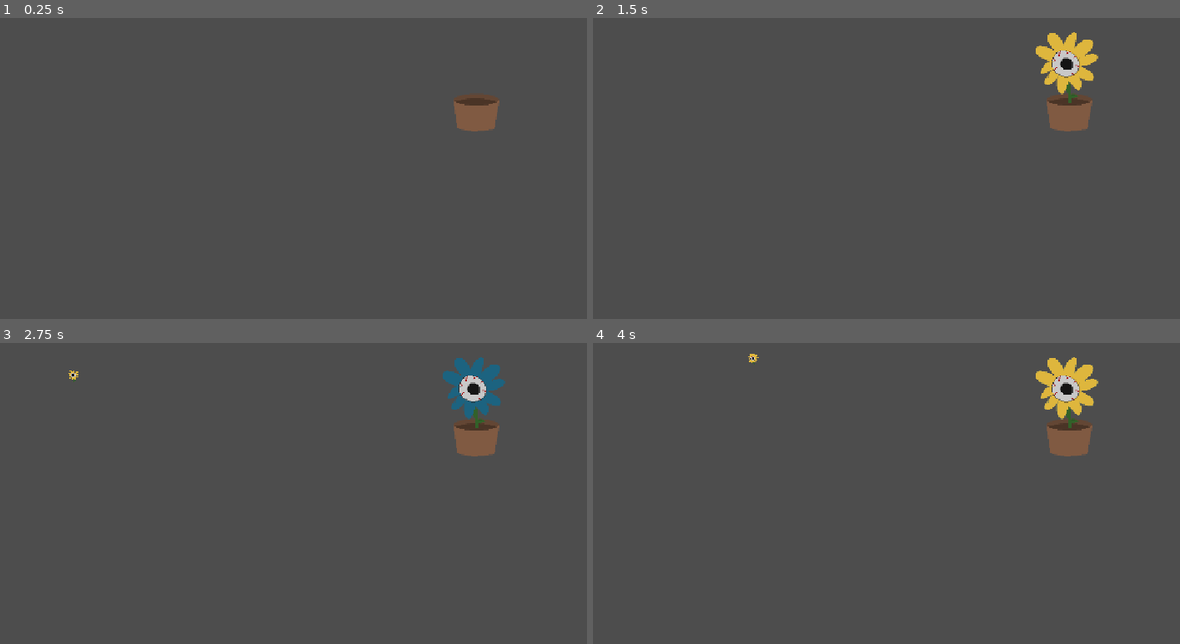
Above: before the commit, frames 1-4 (two rows, left to right).
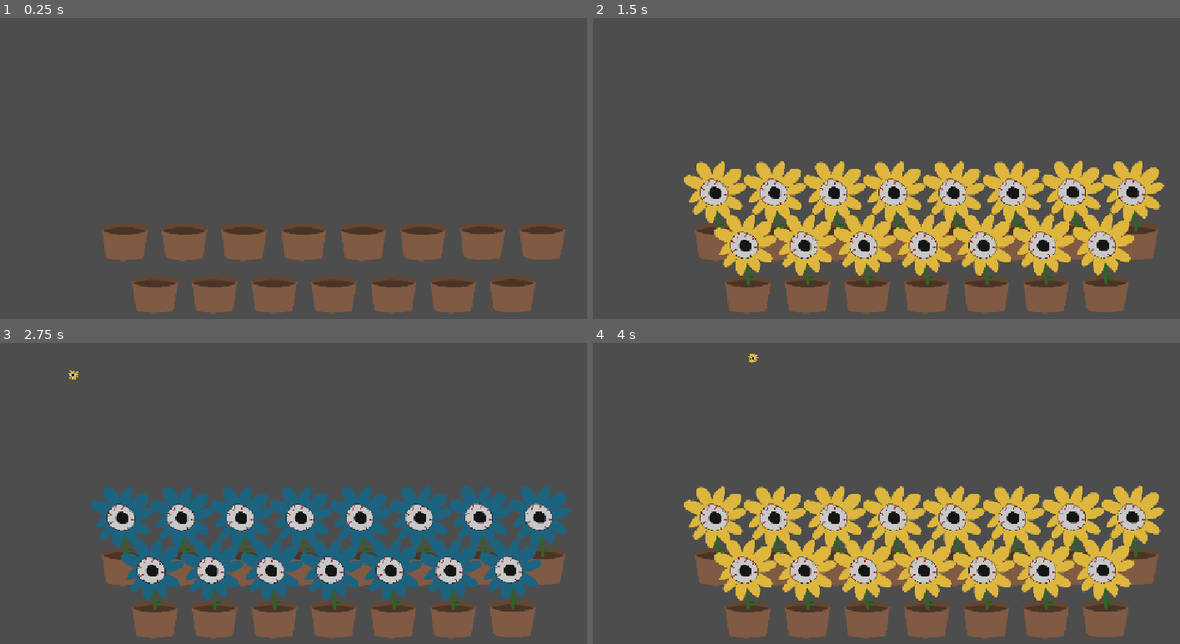
Above: after the commit, the same moments.

Repository: Hbox2000/SaturdayCheese-GameJam
Game: Godot game, scene res://Scenes/game.tscn
Two runs of this game, one before a commit and one after it. Both use one fixed random seed, a clock stepped at 60 frames per second and the inputs below.
Inputs:
- Up to frame 1 (0.25 s): no input
- Up to frame 2 (1.5 s): tap Enter at 0.5 s; hold Right (ui_right) 0.53-1.28 s; tap Space at 1.25 s; hold Left (ui_left) from 1.28 s (still down)
- Up to frame 3 (2.75 s): release Left (ui_left) at 2.03 s; hold Right (ui_right) from 2.03 s (still down)
- Up to frame 4 (4 s): tap Enter at 2.75 s; tap Space at 3.5 s; release Right (ui_right) at 3.53 s; hold Left (ui_left) from 3.53 s (still down)

The runs differ from the first frame. In frame 1, 13% of the frame differs, in the area x 17-97%, y 25-99%; in frame 2, 30%, in the area x 15-98%, y 4-99%; in frame 3, 30%; in frame 4, 30%.

Commit message:
Pot layout in scene
Also removed hi from printing every second

Diff:
--- a/Scenes/game.tscn
+++ b/Scenes/game.tscn
@@ -10,5 +10,49 @@
 [node name="Seed" parent="." unique_id=625082182 instance=ExtResource("1_ebmjs")]
 position = Vector2(-580, -317)
 
-[node name="Pot" parent="." unique_id=1865387772 instance=ExtResource("2_qxrlw")]
-position = Vector2(247, -91)
+[node name="Pots" type="Node2D" parent="." unique_id=1137006796]
+
+[node name="Pot1" parent="Pots" unique_id=925827981 instance=ExtResource("2_qxrlw")]
+position = Vector2(-360, 132)
+
+[node name="Pot2" parent="Pots" unique_id=1865387772 instance=ExtResource("2_qxrlw")]
+position = Vector2(-257, 132)
+
+[node name="Pot3" parent="Pots" unique_id=1207048525 instance=ExtResource("2_qxrlw")]
+position = Vector2(-154, 132)
+
+[node name="Pot4" parent="Pots" unique_id=981761655 instance=ExtResource("2_qxrlw")]
+position = Vector2(-51, 132)
+
+[node name="Pot5" parent="Pots" unique_id=1934089559 instance=ExtResource("2_qxrlw")]
+position = Vector2(52, 132)
+
+[node name="Pot6" parent="Pots" unique_id=1716335851 instance=ExtResource("2_qxrlw")]
+position = Vector2(155, 132)
+
+[node name="Pot7" parent="Pots" unique_id=1945705440 instance=ExtResource("2_qxrlw")]
+position = Vector2(258, 131)
+
+[node name="Pot8" parent="Pots" unique_id=1945713499 instance=ExtResource("2_qxrlw")]
+position = Vector2(361, 131)
+
+[node name="Pot9" parent="Pots" unique_id=1641332824 instance=ExtResource("2_qxrlw")]
+position = Vector2(-308, 223)
+
+[node name="Pot10" parent="Pots" unique_id=988228364 instance=ExtResource("2_qxrlw")]
+position = Vector2(-205, 223)
+
+[node name="Pot11" parent="Pots" unique_id=1176959395 instance=ExtResource("2_qxrlw")]
+position = Vector2(-102, 223)
+
+[node name="Pot12" parent="Pots" unique_id=1185986772 instance=ExtResource("2_qxrlw")]
+position = Vector2(1, 223)
+
+[node name="Pot13" parent="Pots" unique_id=61957564 instance=ExtResource("2_qxrlw")]
+position = Vector2(104, 223)
+
+[node name="Pot14" parent="Pots" unique_id=2678538 instance=ExtResource("2_qxrlw")]
+position = Vector2(207, 223)
+
+[node name="Pot15" parent="Pots" unique_id=12889024 instance=ExtResource("2_qxrlw")]
+position = Vector2(310, 222)
--- a/Scripts/plant.gd
+++ b/Scripts/plant.gd
@@ -14,7 +14,6 @@
 # Basically tick
 func _process(delta: float) -> void:
 	pass
-	print("hi")
 	if Input.is_action_just_pressed("ui_right"):
 		grow()
 
